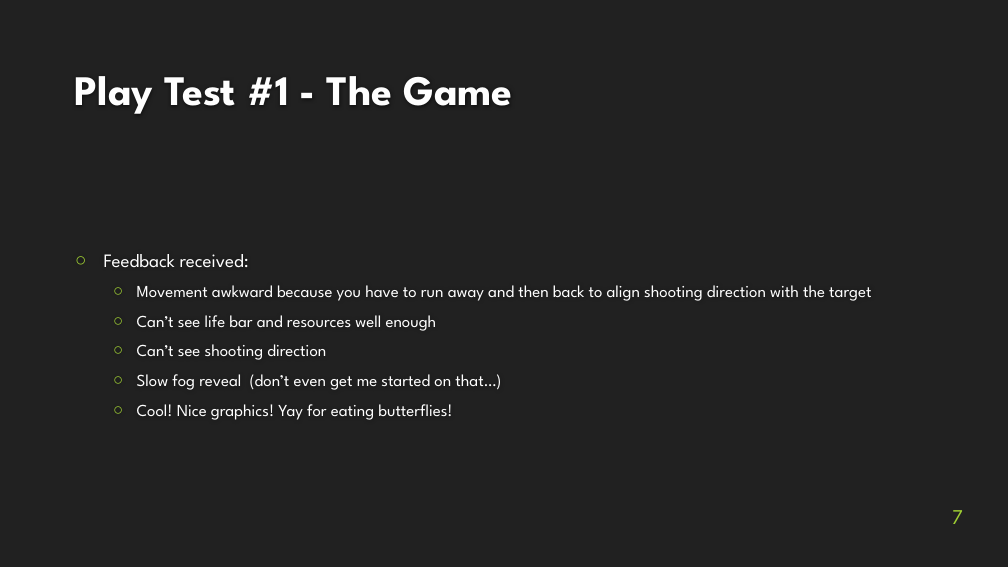
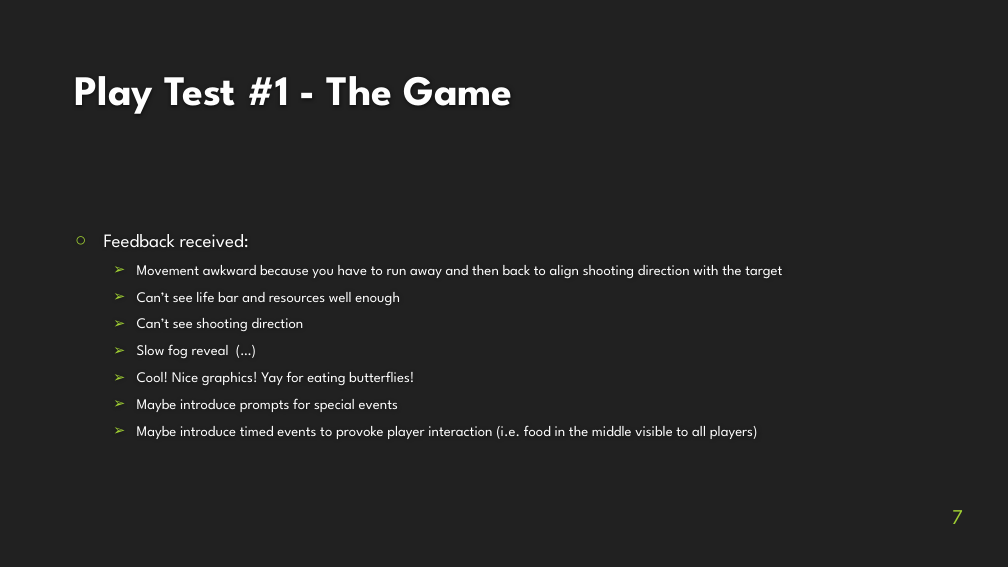
Before and after one commit to rdgain/Hunger-Games-VGDL, a slide deck: slide 7 of docs/final presentation.pptx. Drawn at 1008x567 pixels with LibreOffice and Linux fonts; fonts in the diff are those of the drawing; background and template pictures are left out. Boxes give left, top, right and bottom in pixels: in the first picture for what was removed or moved away, otherwise in the second. Text is boxed around its words. In the diff, an @@ line names an element or a change of style, - is before the commit and + after.

Commit message:
Correct player view, scores adjusted, effect prompts + different avatar sprites

```diff
--- a/docs/final presentation.pptx
+++ b/docs/final presentation.pptx
@@ text at [137,265,782,386]: size 16 to 14 pt in "Movement awkward because you have to run ...", "Can’t see life bar and resources well ...", "Can’t see shooting direction", "Cool! Nice graphics! Yay for eating butterflies!"; bullet ○ to ➢ @@
@@ text at [137,344,229,358]: text changed; size 16 to 14 pt @@
-  ○ Slow fog reveal (don’t even get me started on that…)
+  ➢ Slow fog reveal (…)
@@ text at [137,398,758,439]: paragraphs added @@
+  ➢ Maybe introduce prompts for special events
+  ➢ Maybe introduce timed events to provoke player interaction (i.e. food in the middle visible to all players)
```
Also in this commit, not shown: 2 other slides changed, 9 other files.
